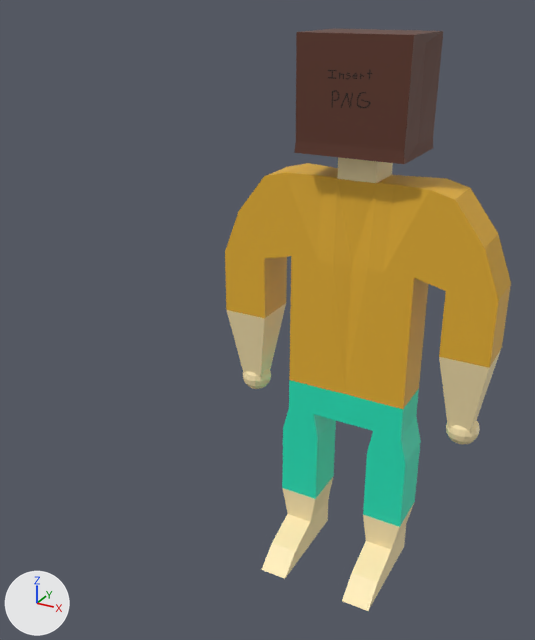
A saved change to the Blender file Assets/Resources/PlayerModel/IHmaincharacter.blend.
Both versions are drawn from a 50 mm camera at (6.04, -15.47, 13.96) aimed at (-1.02, -2.65, 7.55). The axes (+X, +Y, +Z) are drawn at lower left. The lights are the same throughout.

Names of what the first picture shows: 'Chest', 'Feet', 'Forearms', 'Legs', 'Neck', 'Paper Bag'.
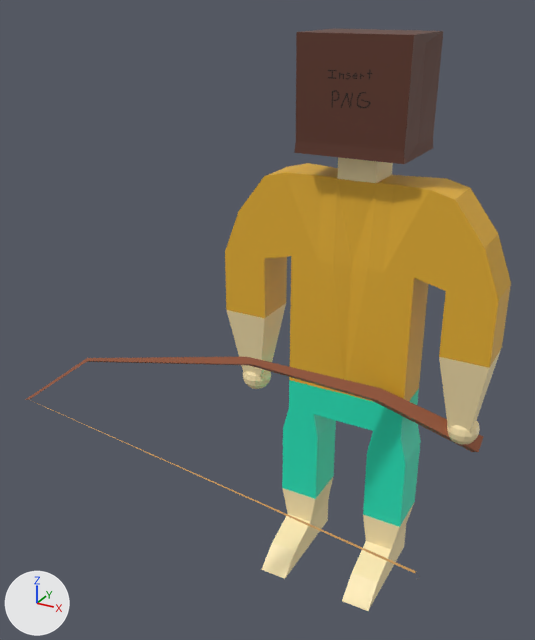
Where the change shows, as pixel boxes (x1, y1, x2, y2) in the pictures (535 x 640 px):
'fishing_rod', added (brown)
    after: (25, 357, 483, 580)
    faces in mat_axewood (brown #a76142): (25, 357, 483, 452)
    faces in mat_rodstring (orange #e7af65): (28, 399, 416, 573)

The edits, one by one:
Material 'RodString' (mat_rodstring) is new.
Its base color is (0.8, 0.429, 0.13) (orange #e7af65).
Mesh me_cube_001 is new.
It has 68 vertices, 66 faces and spans x -31.1..3.4, y -24.8..4.2, z -13.1..3.7.
Faces by material slot: [27, 4, 35].
It uses material mat_axewood (brown #a76142).
It uses material mat_rodstring (orange #e7af65).
It uses material mat_axestone (dark grey #616161).
Object 'fishing_rod' (ob_fishing_rod) is new; it shows me_cube_001.
Its location is (3.65, -1.63, 5.67).
Its rotation in degrees is (29, 24, -4.1).
Its scale is (0.238, 0.238, 0.238).
